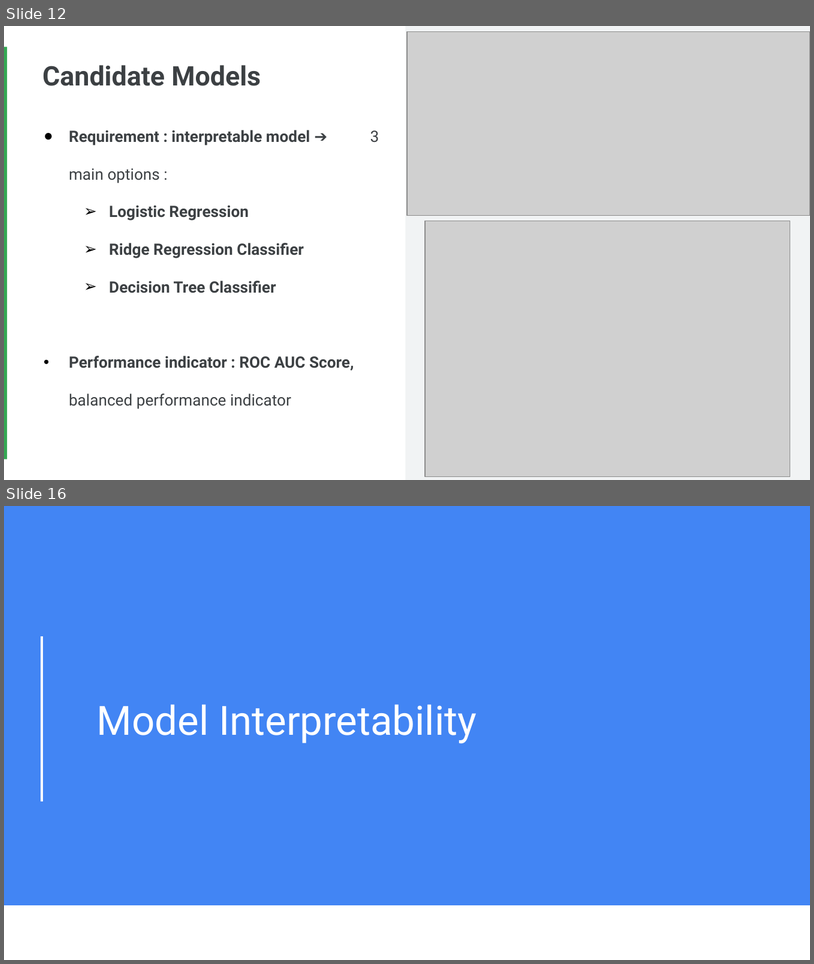
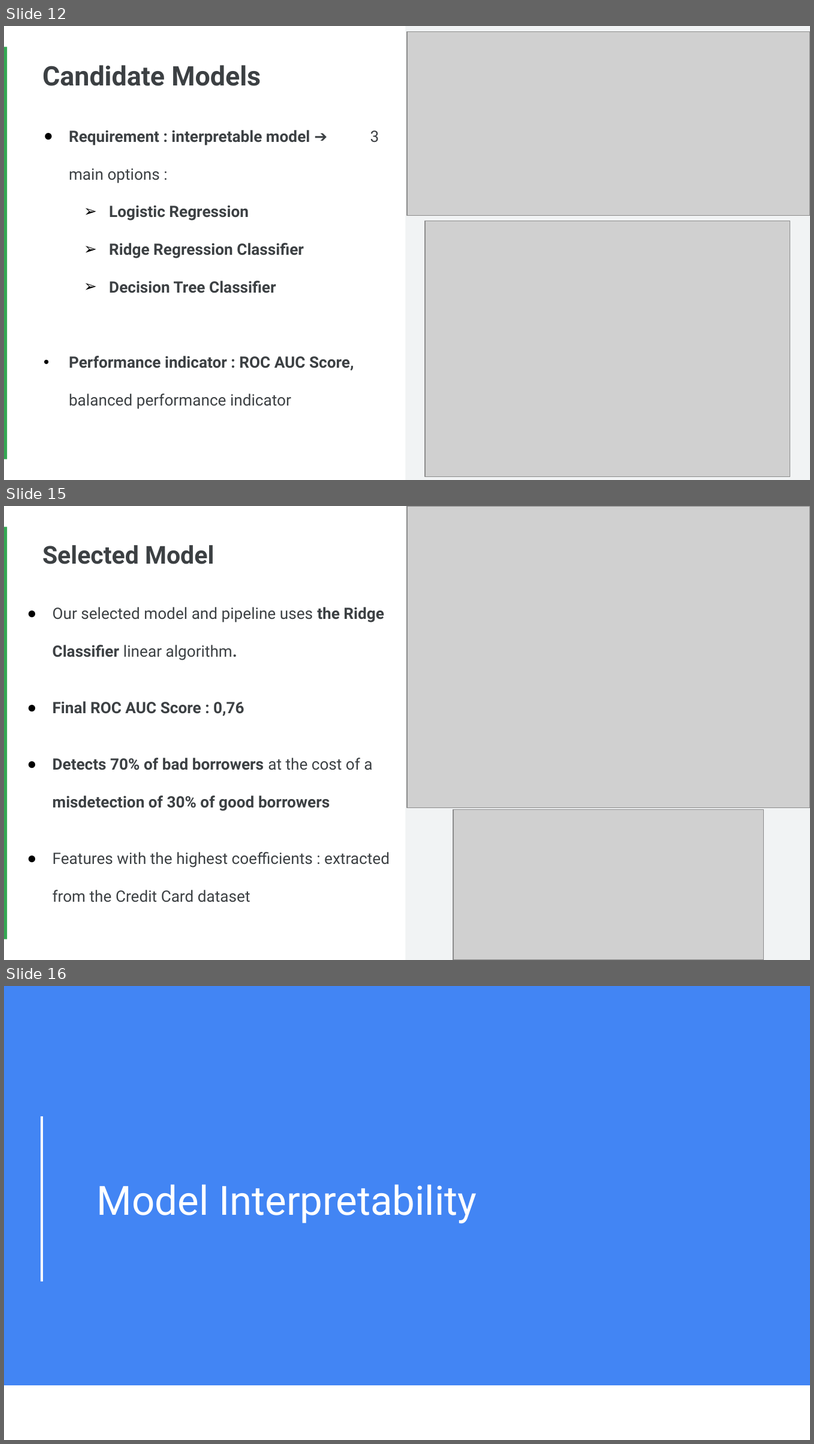
Before and after one commit to Faskill/Borrower-Scoring-Algorithm, a slide deck: P4_02_Presentation.pptx. Shown one above the other, each under a label of ours: slides 12 and 16 before the commit, slides 12, 15 and 16 after it; the slides between them are not shown. The pictures are 814x964 and 814x1444 pixels, drawn with LibreOffice and Linux fonts; fonts in the diff are those of the drawing; grey boxes stand for pictures. Boxes give left, top, right and bottom in pixels: in the first picture for what was removed or moved away, otherwise in the second. Text is boxed around its words. In the diff, an @@ line names an element or a change of style, - is before the commit and + after.

```diff
--- a/P4_02_Presentation.pptx
+++ b/P4_02_Presentation.pptx
@@ slide 15 added at [4,506,810,960], background #FFFFFF; not listed: 2 template elements that a slide beside it also shows @@
@@ picture added at [407,506,810,808] @@
@@ title added at [42,545,214,564], 22 pt, text #3C4043, bold @@
+Selected Model
@@ text added at [53,607,390,902], 14 pt, text #3C4043 @@
+● Our selected model and pipeline uses the Ridge Classifier linear algorithm.
+● Final ROC AUC Score : 0,76
+● Detects 70% of bad borrowers at the cost of a misdetection of 30% of good borrowers
+● Features with the highest coefficients : extracted from the Credit Card dataset
@@ picture added at [453,809,764,960] @@
```
Also in this commit, not shown: 5 slides changed, 1 slide removed, 4 other files.
